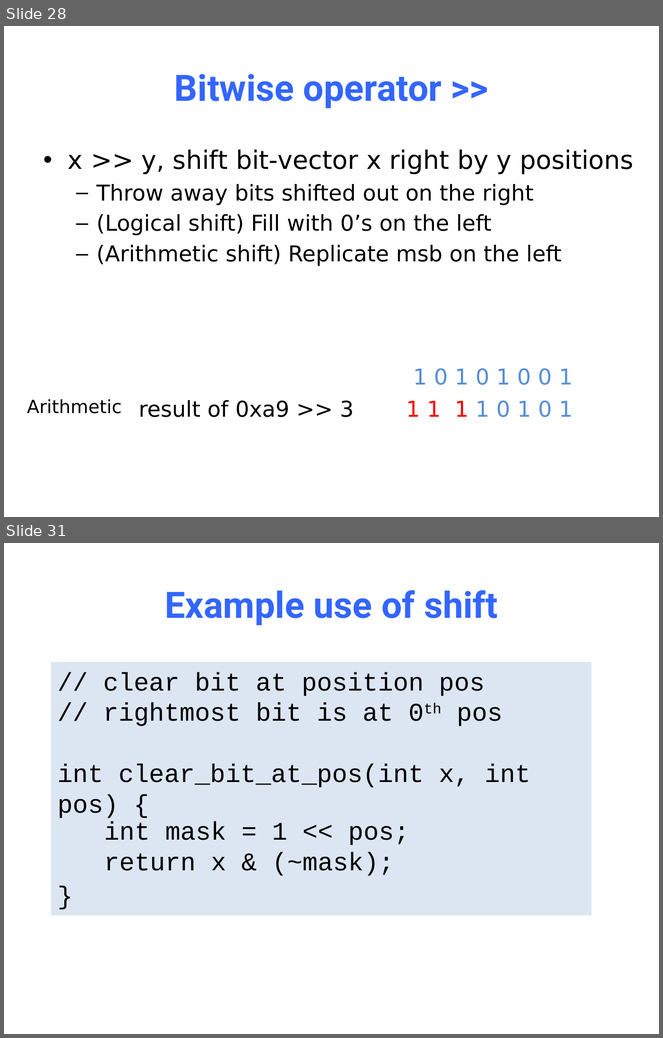
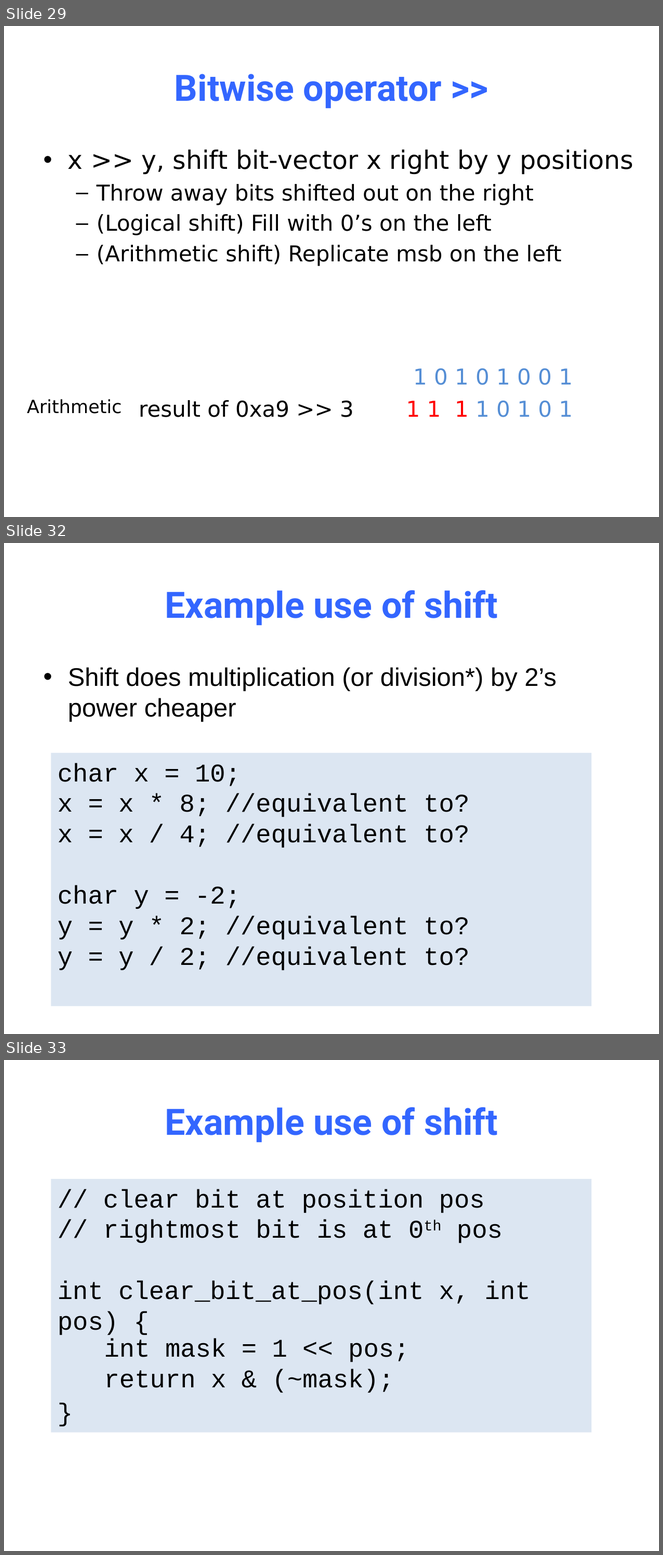
Before and after one commit to NYU-CSO/nyu-cso.github.io, a slide deck: notes/04-C_Basics.pptx. Shown one above the other, each under a label of ours: slides 28 and 31 before the commit, slides 29, 32 and 33 after it; the slides between them are not shown. The pictures are 663x1038 and 663x1555 pixels, drawn with LibreOffice and Linux fonts; fonts in the diff are those of the drawing. Boxes give left, top, right and bottom in pixels: in the first picture for what was removed or moved away, otherwise in the second. Text is boxed around its words. In the diff, an @@ line names an element or a change of style, - is before the commit and + after.

```diff
--- a/notes/04-C_Basics.pptx
+++ b/notes/04-C_Basics.pptx
@@ slide 32 added at bbox=[4, 543, 659, 1034], background #FFFFFF @@
@@ title added at bbox=[165, 590, 498, 626], 40 pt, text #3366FF, bold @@
+Example use of shift
@@ text added at bbox=[68, 667, 557, 722], 28 pt, text #000000 @@
+• Shift does multiplication (or division*) by 2’s power cheaper
@@ rectangle added at bbox=[51, 753, 592, 1007], fill #DCE6F2, 28 pt, text #000000 @@
+char x = 10;
+x = x * 8; //equivalent to?
+x = x / 4; //equivalent to?
+char y = -2;
+y = y * 2; //equivalent to?
+y = y / 2; //equivalent to?
@@ what was slide 28 is now slide 29 @@
@@ what was slide 31 is now slide 33 @@
```
Also in this commit, not shown: 7 slides changed, 1 other slide added, 1 other file.
